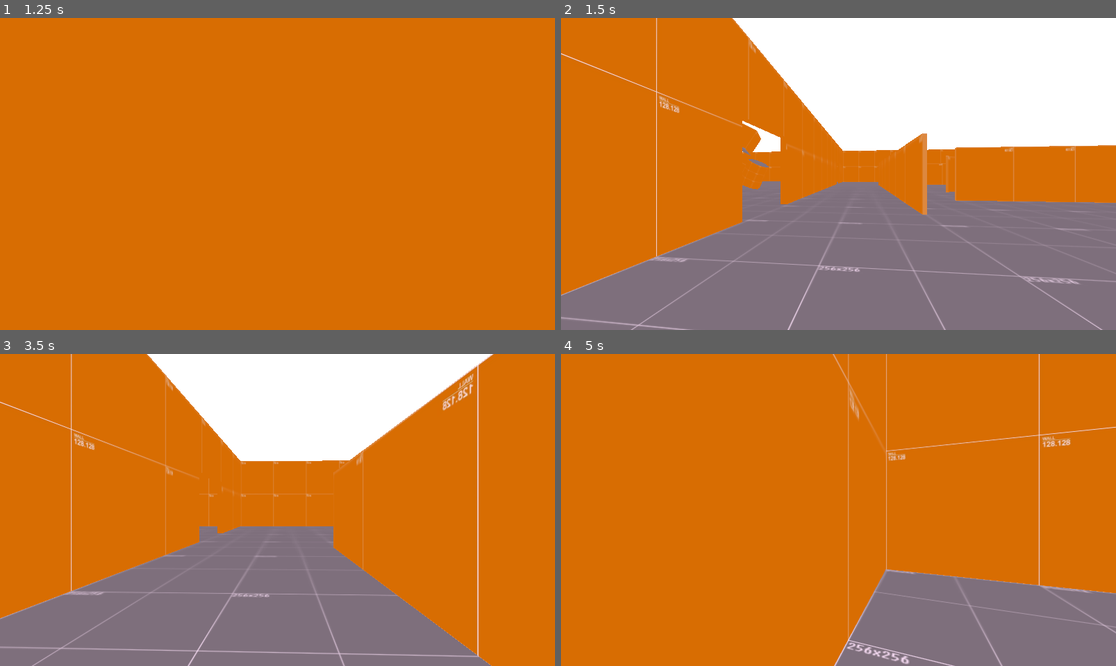
Above: before the commit, frames 1-4 (two rows, left to right).
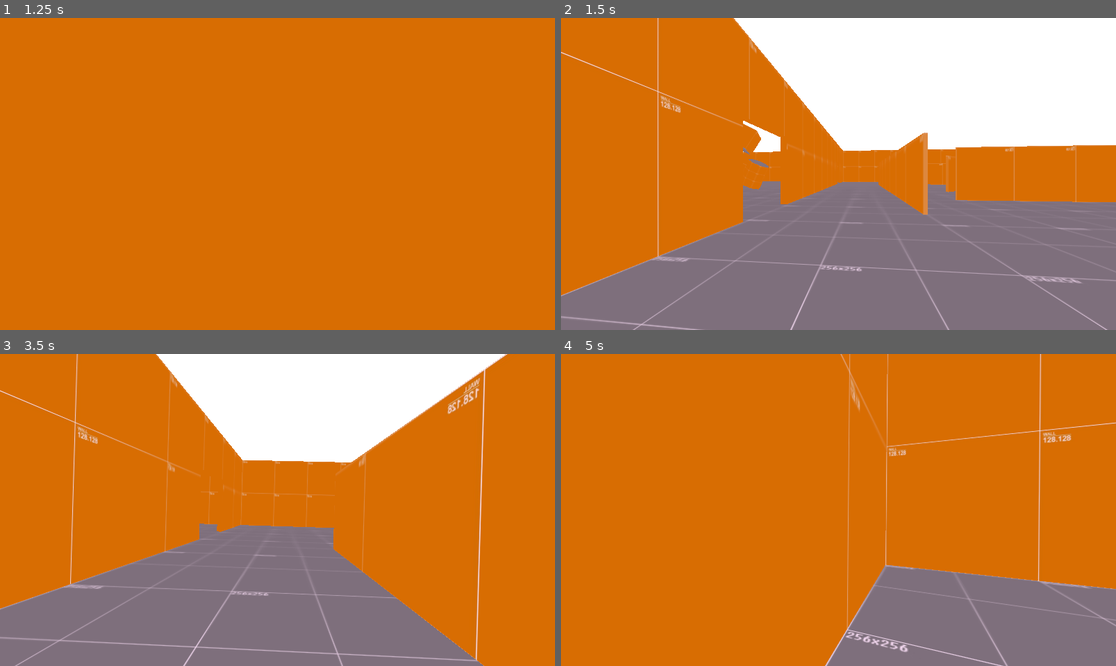
Above: after the commit, the same moments.

Repository: Liloslash/CocoonstrikeV2
Game: Godot game, scene res://world.tscn
Same seed, same stepped clock (60 frames per second), same inputs: the game is played once before the commit and once after it.
Inputs (mouse positions are in pixels of both pictures, inside the frame that each line leads up to):
- Up to frame 1 (1.25 s): tap Enter at 0.5 s; move the mouse to (305, 174) at 0.52 s; hold W (up) from 0.53 s (still down); hold Space (jump) from 0.53 s (still down)
- Up to frame 2 (1.5 s): keep holding W (up); move the mouse to (810, 174) at 1.27 s; release Space (jump) at 1.28 s; tap Space (jump) at 1.35 s
- Up to frame 3 (3.5 s): keep holding W (up); tap Space (jump) at 1.52, 1.82, 2.85, 3.02, 3.32 s; move the mouse to (288, 503) at 2.02 s; hold Space (jump) 2.03-2.78 s; move the mouse to (271, 516) at 2.77 s
- Up to frame 4 (5 s): keep holding W (up); move the mouse to (877, 513) at 3.52 s; hold Space (jump) 3.53-4.28 s; move the mouse to (794, 506) at 4.27 s; tap Space (jump) at 4.35, 4.52, 4.82 s

Frame 1 is identical in both runs. In frame 2, 2.4% of the frame differs, in the area x 0-100%, y 0-100%; in frame 3, 5.9%, in the area x 0-92%, y 0-100%; in frame 4, 3.5%.

Commit message:
Refactor player movement and add camera shake functionality

Diff:
--- a/Player/player.gd
+++ b/Player/player.gd
@@ -2,90 +2,127 @@
 
 # --- Paramètres exportés ---
 @export_group("Mouvement")
-@export var max_speed: float = 9.5  # Vitesse maximale de déplacement
-@export var jump_velocity: float = 6.0  # Vitesse initiale du saut
-@export var acceleration_duration: float = 0.5  # Temps pour atteindre la vitesse maximale
-@export var slam_velocity: float = -25.0  # Vitesse verticale pour l'écrasement
-@export var freeze_duration_after_slam: float = 0.5  # Durée du freeze après un écrasement (en secondes)
-@export var min_time_before_slam: float = 0.3  # Temps minimum après le saut avant de pouvoir écraser (en secondes)
+@export var max_speed: float = 9.5
+@export var jump_velocity: float = 6.0
+@export var acceleration_duration: float = 0.5
+@export var slam_velocity: float = -25.0
+@export var freeze_duration_after_slam: float = 0.5
+@export var min_time_before_slam: float = 0.3
+
+@export_group("Camera Shake")
+@export var shake_intensity: float = 0.25  # Force de secousse standard
+@export var shake_duration: float = 0.5    # Durée standard de secousse (en secondes)
+@export var shake_rotation: float = 5      # Rotation max en degrés (pour plus d'effet)
 
 # --- Variables internes ---
-var current_speed: float = 0.0  # Vitesse actuelle (0 à max_speed)
-var is_accelerating: bool = false  # Indique si le personnage accélère
-var acceleration_timer: float = 0.0  # Temps écoulé depuis le début de l'accélération
-var can_slam: bool = true  # Active la capacité d'écrasement
-var is_slamming: bool = false  # Indique si le personnage est en train d'effectuer un écrasement
-var is_frozen: bool = false  # Indique si le personnage est gelé après un écrasement
-var freeze_timer: float = 0.0  # Temps restant pour le freeze
-var jump_time: float = 0.0  # Temps écoulé depuis le début du saut
+var current_speed: float = 0.0
+var is_accelerating: bool = false
+var acceleration_timer: float = 0.0
+var can_slam: bool = true
+var is_slamming: bool = false
+var is_frozen: bool = false
+var freeze_timer: float = 0.0
+var jump_time: float = 0.0
+
+# --- Camera Shake interne ---
+var camera: Camera3D
+var shake_timer: float = 0.0
+var shake_time_total: float = 0.0
+var shake_strength: float = 0.0
+var shake_rot: float = 0.0
+var original_camera_position: Vector3
+var original_camera_rotation: Vector3
 
 # --- Gestion des inputs ---
 func _input(event: InputEvent) -> void:
-	# Libérer le curseur avec la touche ESC
 	if event.is_action_pressed("esc"):
 		Input.mouse_mode = Input.MOUSE_MODE_VISIBLE
-	# Rotation horizontale avec la souris
-	if event is InputEventMouseMotion and !is_frozen:
+	if event is InputEventMouseMotion and not is_frozen:
 		rotate_y(-event.relative.x * 0.002)
-	# Saut initial
-	if event.is_action_pressed("jump") and is_on_floor() and !is_frozen:
+	if event.is_action_pressed("jump") and is_on_floor() and not is_frozen:
 		velocity.y = jump_velocity
-		jump_time = 0.0  # Réinitialise le temps de saut au début d'un nouveau saut
-	# Déclencher l'écrasement après un délai minimum depuis le début du saut
-	if event.is_action_pressed("jump") and !is_on_floor() and jump_time >= min_time_before_slam and can_slam and !is_slamming and !is_frozen:
+		jump_time = 0.0
+	if event.is_action_pressed("jump") and not is_on_floor() and jump_time >= min_time_before_slam and can_slam and not is_slamming and not is_frozen:
 		is_slamming = true
 		velocity.y = slam_velocity
 
 # --- Initialisation ---
 func _ready() -> void:
-	# Capturer le curseur pour le jeu
 	Input.mouse_mode = Input.MOUSE_MODE_CAPTURED
+	camera = $Camera3D
+	original_camera_position = camera.position
+	original_camera_rotation = camera.rotation_degrees
 
-# --- Mise à jour de la physique ---
+# --- Camera shake déclenchable de partout ---
+func start_camera_shake(intensity: float = -1.0, duration: float = -1.0, rot: float = -1.0) -> void:
+	# Si tu veux réutiliser les valeurs par défaut, ne mets pas les paramètres
+	# Sinon tu les donnes à l'appel ! (pratique pour explosions etc.)
+	shake_strength = intensity if intensity > 0 else shake_intensity
+	shake_time_total = duration if duration > 0 else shake_duration
+	shake_rot = rot if rot > 0 else shake_rotation
+	shake_timer = shake_time_total
+
+# --- Gestion du tremblement à chaque frame ---
+func _process(delta: float) -> void:
+	if shake_timer > 0:
+		# Progression de 0 (début) à 1 (fin)
+		var t := 1.0 - (shake_timer / shake_time_total)
+		# Courbe EaseOutElastic pour un effet “punch + amorti”
+		var ease := ease_out_elastic(t)
+		# Génère un mini offset random sur X et Y, diminuant avec le temps
+		var offset = Vector3(
+			randf_range(-1, 1) * shake_strength * (1 - ease),
+			randf_range(-1, 1) * shake_strength * (1 - ease),
+			0
+		)
+		camera.position = original_camera_position + offset
+		# Petite rotation sur Z pour simuler un choc/vertige (optionnel, décommente si tu veux plus discret) :
+		camera.rotation_degrees = original_camera_rotation + Vector3(0, 0, randf_range(-1, 1) * shake_rot * (1 - ease))
+		shake_timer -= delta
+		if shake_timer <= 0:
+			camera.position = original_camera_position
+			camera.rotation_degrees = original_camera_rotation
+
+# --- Fonction d'atténuation EaseOutElastic ---
+func ease_out_elastic(t: float) -> float:
+	if t == 0.0 or t == 1.0:
+		return t
+	var c4 = (2 * PI) / 3
+	return pow(2, -10 * t) * sin((t * 10 - 0.75) * c4) + 1
+
+# --- Physique du joueur ---
 func _physics_process(delta: float) -> void:
-	# Gestion du freeze après un écrasement
 	if is_frozen:
 		freeze_timer -= delta
 		if freeze_timer <= 0:
 			is_frozen = false
 			freeze_timer = 0.0
-		# Annuler tout mouvement pendant le freeze
 		velocity.x = 0.0
 		velocity.z = 0.0
-		return  # On sort de la fonction pour éviter tout autre traitement
+		return
 
-	# Appliquer la gravité si le personnage n'est pas au sol
 	if not is_on_floor():
 		velocity.y += get_gravity().y * delta
-		jump_time += delta  # Incrémente le temps de saut tant que le personnage est en l'air
-
-	# Réinitialiser l'état d'écrasement et déclencher le freeze à l'atterrissage
+		jump_time += delta
 	if is_on_floor() and is_slamming:
 		is_slamming = false
 		is_frozen = true
 		freeze_timer = freeze_duration_after_slam
-
-	# Gestion du déplacement horizontal
+		start_camera_shake() # Déclenche le shake avec valeurs défaut
 	var input_dir = Input.get_vector("left", "right", "up", "down")
 	var direction = (transform.basis * Vector3(input_dir.x, 0, input_dir.y)).normalized()
-
-	if direction != Vector3.ZERO and !is_frozen:
-		# Démarrer l'accélération
+	if direction != Vector3.ZERO and not is_frozen:
 		if not is_accelerating:
 			is_accelerating = true
 			acceleration_timer = 0.0
-		# Augmenter progressivement la vitesse
 		acceleration_timer += delta
 		var speed_ratio = min(acceleration_timer / acceleration_duration, 1.0)
 		current_speed = max_speed * speed_ratio
 		velocity.x = direction.x * current_speed
 		velocity.z = direction.z * current_speed
 	else:
-		# Arrêt immédiat
 		is_accelerating = false
 		current_speed = 0.0
 		velocity.x = 0.0
 		velocity.z = 0.0
-
-	# Appliquer le déplacement et les collisions
 	move_and_slide()
